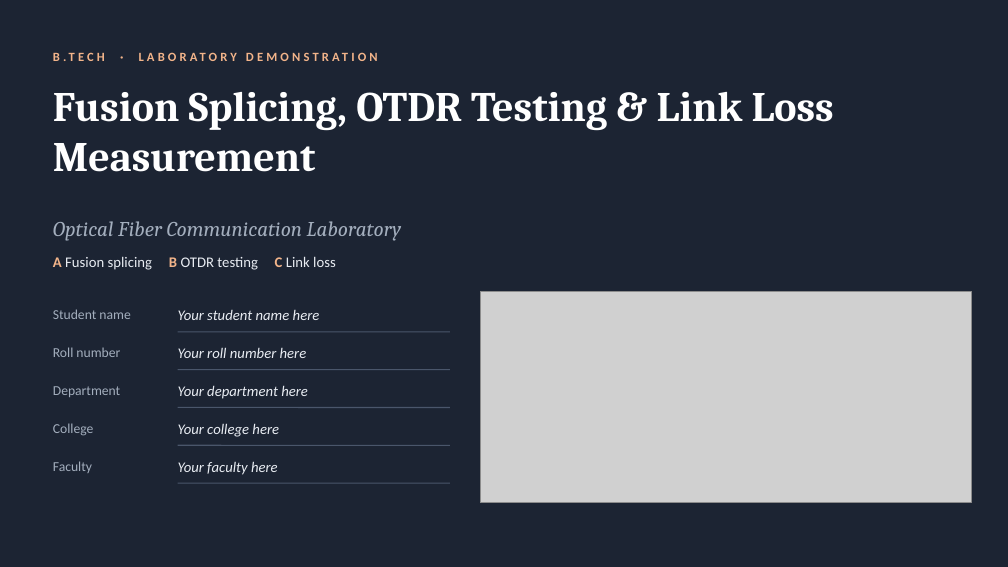
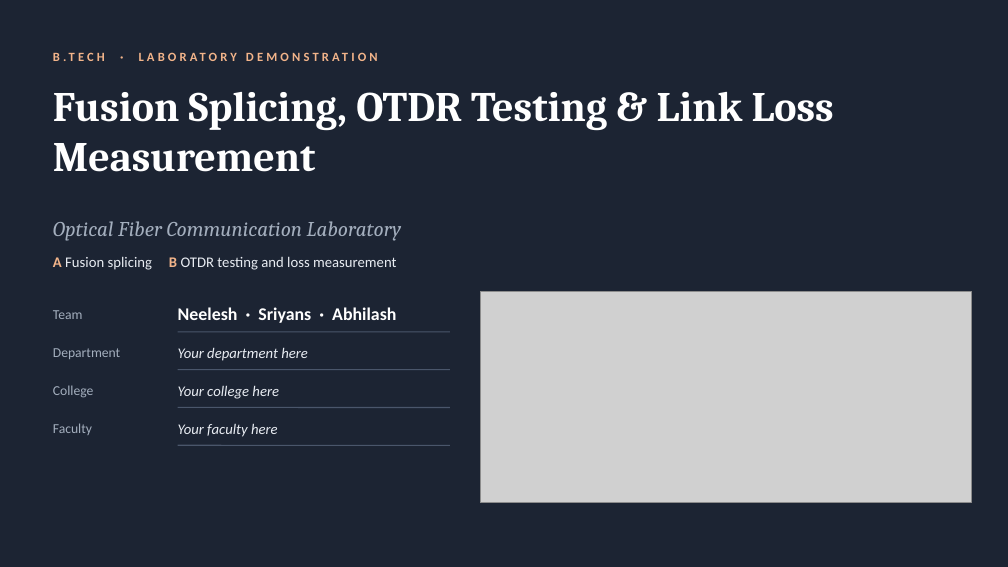
Before and after one commit to sriyansv/gemsontop, a slide deck: slide 1 of Fiber_Optic_Lab_Output/Fiber_Optic_Splicing_OTDR_Link_Loss.pptx. Drawn at 1008x567 pixels with LibreOffice and Linux fonts; fonts in the diff are those of the drawing; grey boxes stand for pictures. Boxes give left, top, right and bottom in pixels: in the first picture for what was removed or moved away, otherwise in the second. Text is boxed around its words. In the diff, an @@ line names an element or a change of style, - is before the commit and + after.

```diff
--- a/Fiber_Optic_Lab_Output/Fiber_Optic_Splicing_OTDR_Link_Loss.pptx
+++ b/Fiber_Optic_Lab_Output/Fiber_Optic_Splicing_OTDR_Link_Loss.pptx
@@ text at bbox=[53, 256, 396, 270]: text changed @@
-A Fusion splicing B OTDR testing C Link loss
+A Fusion splicing B OTDR testing and loss measurement
@@ text at bbox=[53, 310, 83, 319]: text changed @@
-Student name
+Team
@@ text at bbox=[178, 307, 396, 323]: text changed; size 14 to 17 pt; text colour #E8ECF2 to #FFFFFF; bold on; italic off @@
-Your student name here
+Neelesh · Sriyans · Abhilash
@@ text "Department": place and size @@
-text "Department" at bbox=[53, 386, 120, 397]
+text "Department" at bbox=[53, 348, 120, 359]
@@ text removed at bbox=[53, 347, 120, 357] @@
-Roll number
@@ text at bbox=[178, 347, 308, 361]: text changed @@
-Your roll number here
+Your department here
@@ text "College": place and size @@
-text "College" at bbox=[53, 423, 94, 436]
+text "College" at bbox=[53, 385, 94, 398]
@@ text at bbox=[178, 385, 279, 399]: text changed @@
-Your department here
+Your college here
@@ text "Faculty": place and size @@
-text "Faculty" at bbox=[53, 461, 92, 473]
+text "Faculty" at bbox=[53, 423, 92, 435]
@@ text at bbox=[178, 423, 278, 437]: text changed @@
-Your college here
+Your faculty here
@@ text removed at bbox=[178, 461, 278, 475] @@
-Your faculty here
@@ line removed from (178, 483) to (450, 483) @@
```
Also in this commit, not shown: 1 other slide changed, 4 slides added, 2 slides removed, 12 other files.
